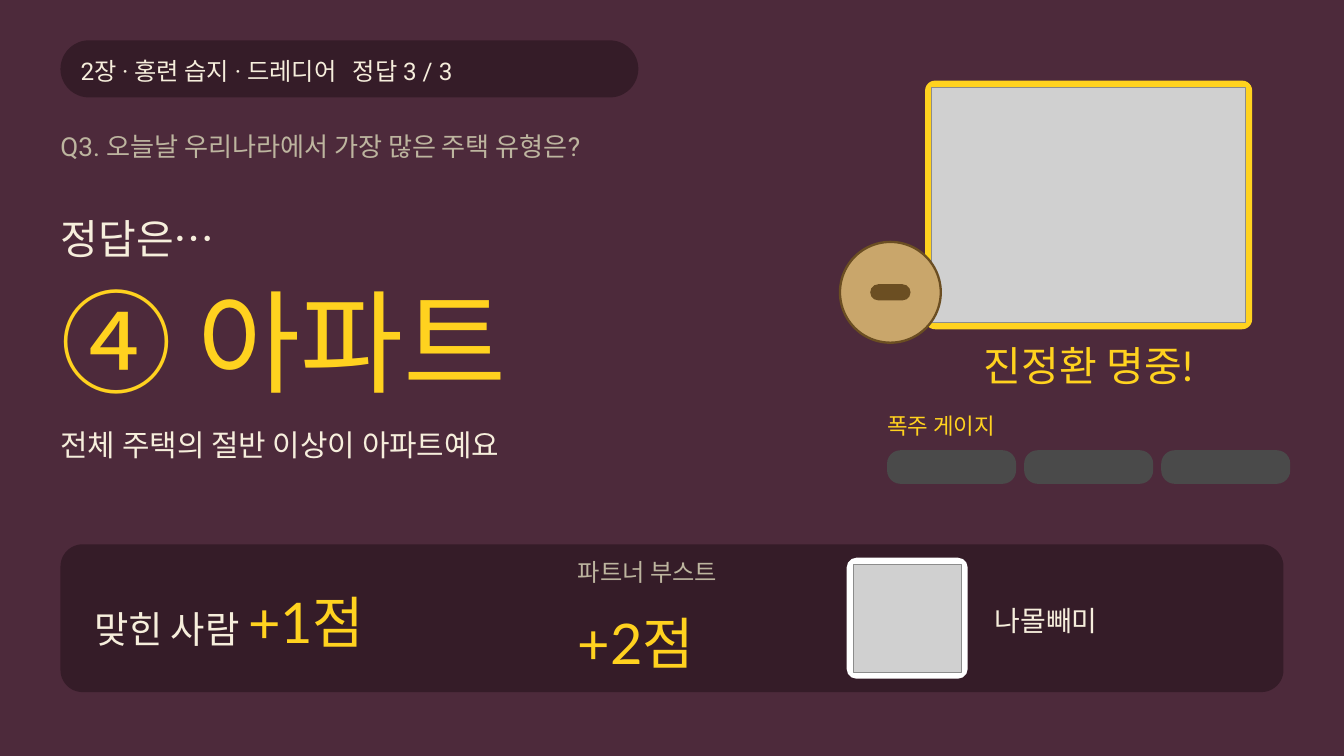
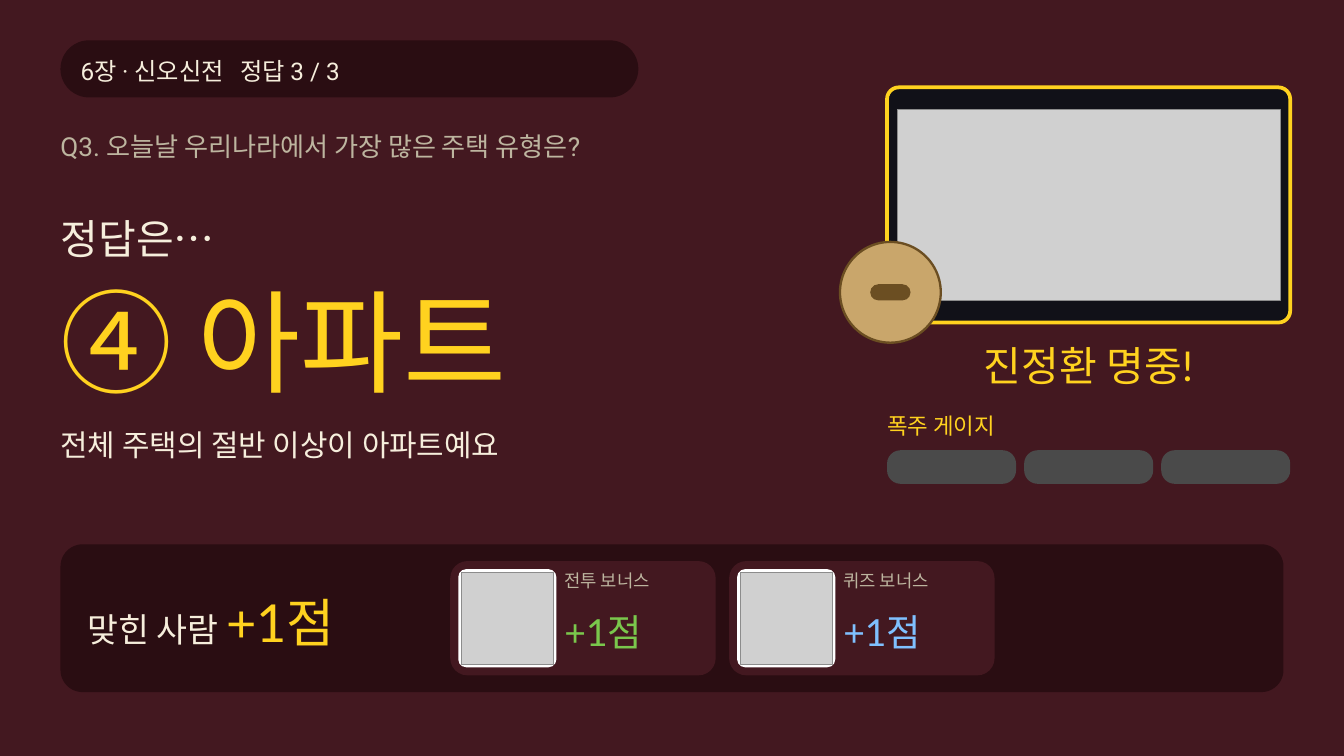
Before and after one commit to choivoo/-, a slide deck: slide 76 of 레전드_히스이_대모험_주거와도시.pptx (slide 38 before the commit). Drawn at 1344x756 pixels with LibreOffice and Linux fonts; fonts in the diff are those of the drawing; grey boxes stand for pictures. Boxes give left, top, right and bottom in pixels: in the first picture for what was removed or moved away, otherwise in the second. Text is boxed around its words. In the diff, an @@ line names an element or a change of style, - is before the commit and + after.

```diff
--- a/레전드_히스이_대모험_주거와도시.pptx
+++ b/레전드_히스이_대모험_주거와도시.pptx
@@ background #4D2A3B to #431820 @@
@@ rounded rectangle at [60, 40, 638, 97]: fill #351C28 to #2A0D12 @@
@@ text at [81, 60, 340, 82]: text changed @@
-2장 · 홍련 습지 · 드레디어 정답 3 / 3
+6장 · 신오신전 정답 3 / 3
@@ rounded rectangle: place and size @@
-rounded rectangle at [925, 81, 1253, 329]
+rounded rectangle at [887, 87, 1290, 323]
@@ rounded rectangle at [887, 87, 1290, 323]: fill #FFD21F to #111118; outline none to #FFD21F 4 pt; proportions changed @@
@@ picture: place and size @@
-picture at [932, 87, 1246, 323]
+picture at [897, 109, 1280, 300]
@@ rounded rectangle at [60, 544, 1284, 692]: fill #351C28 to #2A0D12 @@
@@ text "맞힌 사람 +1점": place and size @@
-text "맞힌 사람 +1점" at [94, 596, 364, 647]
+text "맞힌 사람 +1점" at [87, 598, 335, 646]
@@ text "맞힌 사람 +1점" at [87, 598, 335, 646]: size 40 to 36 pt in "맞힌 사람"; size 60 to 56 pt in "+1점" @@
@@ rounded rectangle added at [450, 561, 716, 675], fill #431820 @@
@@ rounded rectangle added at [458, 569, 556, 667], fill #FFFFFF @@
@@ text removed at [578, 561, 717, 583] @@
-파트너 부스트
@@ rounded rectangle added at [729, 561, 995, 675], fill #431820 @@
@@ rounded rectangle: place and size @@
-rounded rectangle at [847, 558, 968, 679]
+rounded rectangle at [737, 569, 835, 667]
@@ picture removed at [853, 564, 961, 672] @@
@@ picture added at [462, 573, 553, 664] @@
@@ text added at [564, 572, 650, 589], 19 pt, text #BDB59F @@
+전투 보너스
@@ picture added at [741, 573, 832, 664] @@
@@ text added at [843, 572, 929, 589], 19 pt, text #BDB59F @@
+퀴즈 보너스
@@ text added at [564, 615, 642, 649], 40 pt, text #7AC74C @@
++1점
@@ text removed at [578, 617, 694, 668] @@
-+2점
@@ text added at [843, 615, 921, 649], 40 pt, text #7FC0FF @@
++1점
@@ text removed at [995, 608, 1098, 634] @@
-나몰빼미
```
Also in this commit, not shown: 40 other slides changed, 29 slides added, 12 slides removed.
